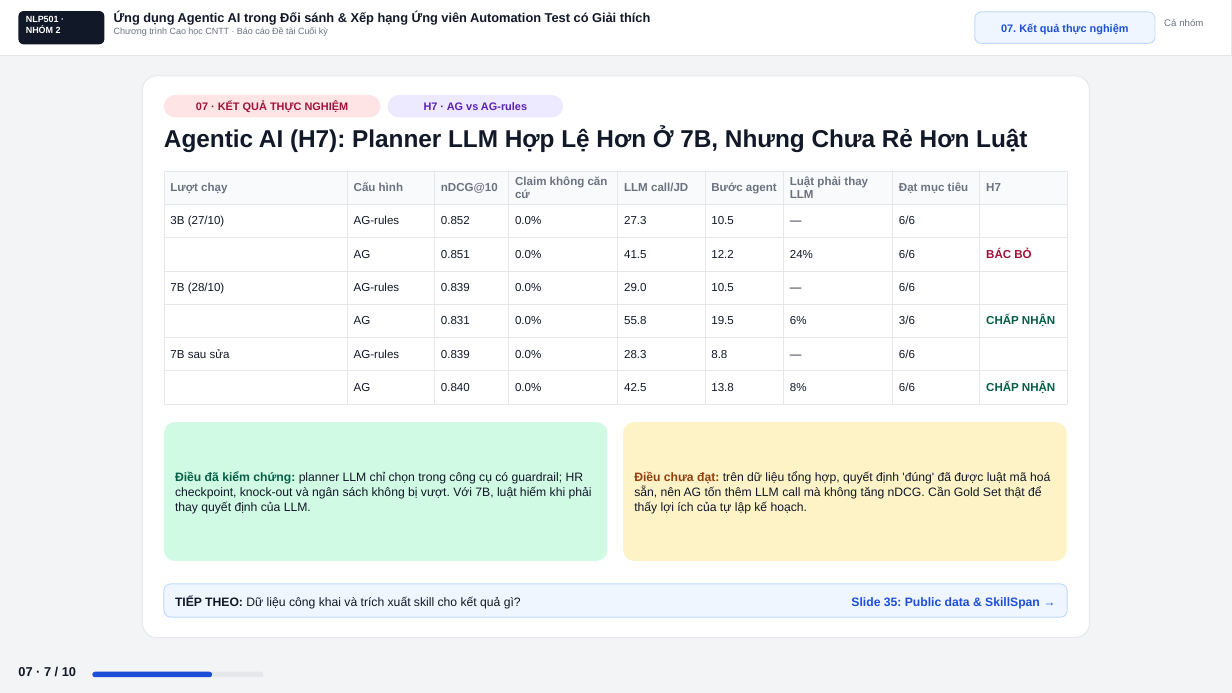
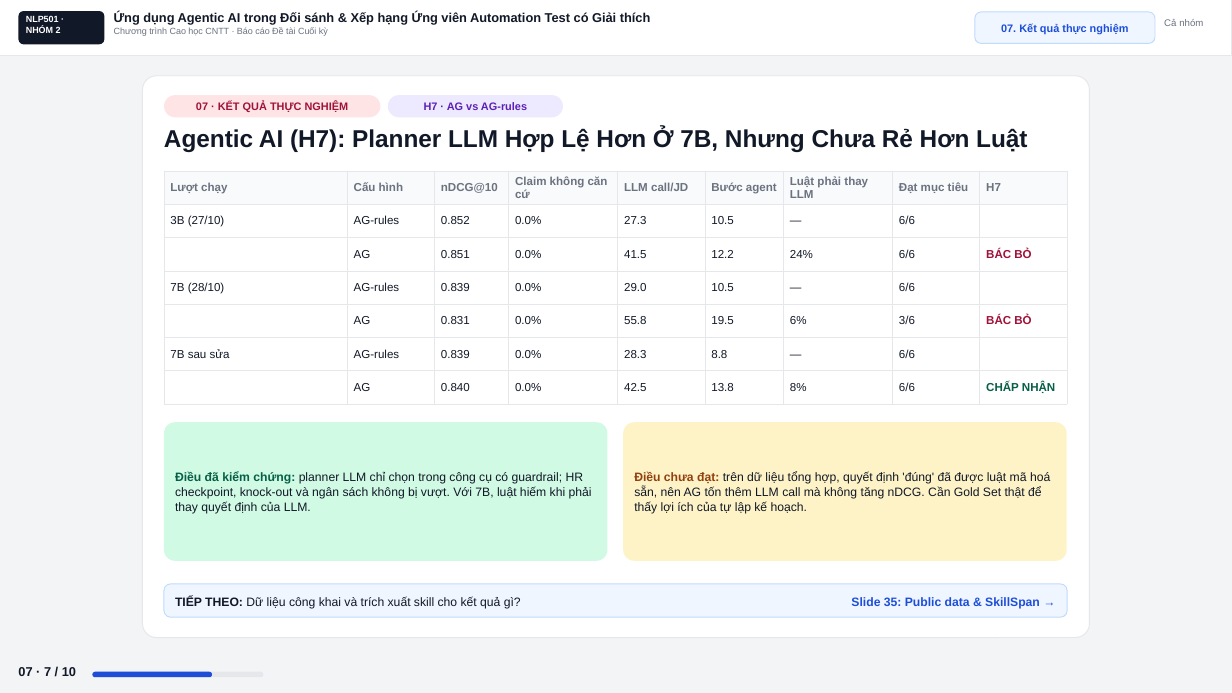
Before and after one commit to ZgsNat/NLP501.22_GROUP_2, a slide deck: slide 34 of Slide_Group2_NLP501-3.pptx. Drawn at 1232x693 pixels with LibreOffice and Linux fonts; fonts in the diff are those of the drawing. Boxes give left, top, right and bottom in pixels: in the first picture for what was removed or moved away, otherwise in the second. Text is boxed around its words. In the diff, an @@ line names an element or a change of style, - is before the commit and + after.

```diff
--- a/Slide_Group2_NLP501-3.pptx
+++ b/Slide_Group2_NLP501-3.pptx
@@ table at (164,171,1065,404) @@
-row 5, column 9: CHẤP NHẬN
+row 5, column 9: BÁC BỎ
```
Also in this commit, not shown: 6 other slides changed, 10 other files.
